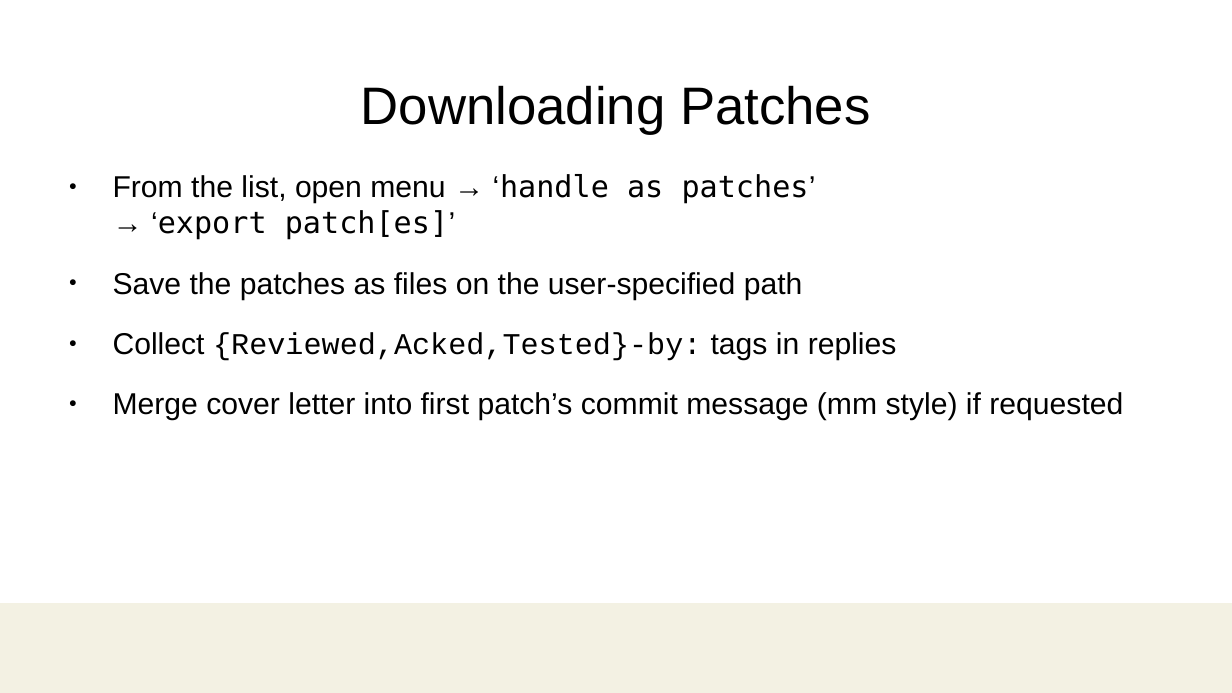
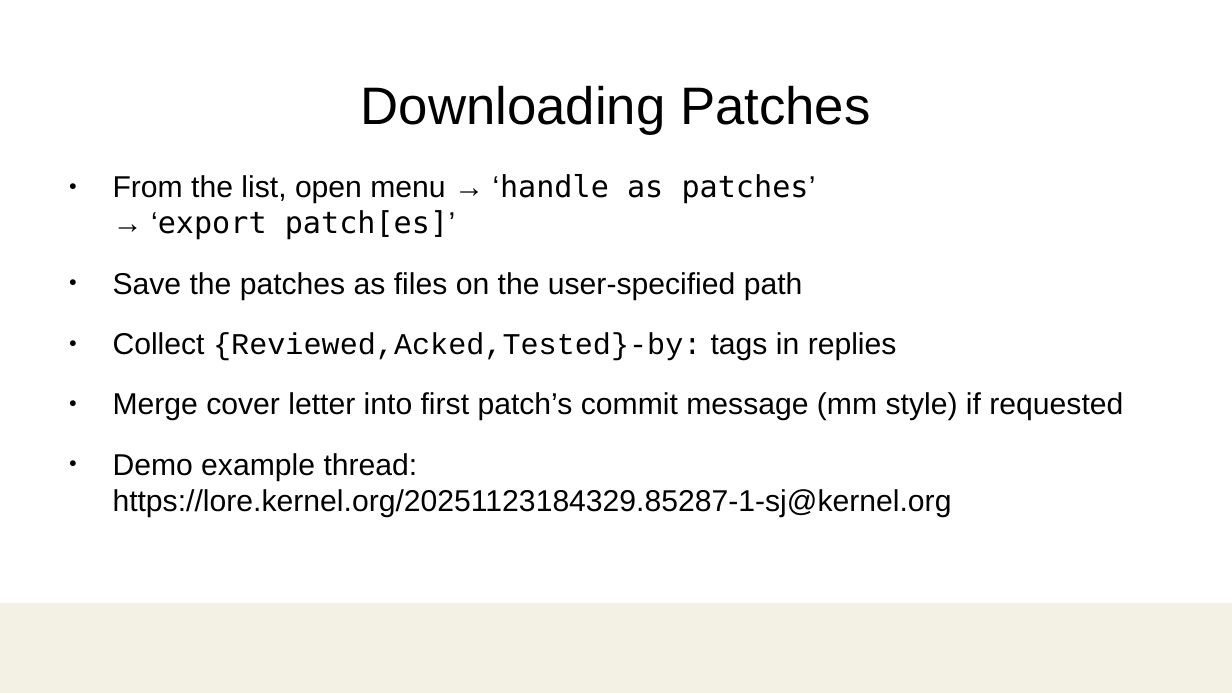
Before and after one commit to damonitor/talks, a slide deck: slide 24 of 2025/ossjp/hkml_ossjp25.odp (slide 23 before the commit). Drawn at 1232x693 pixels with LibreOffice and Linux fonts; fonts in the diff are those of the drawing; background and template pictures are left out. Boxes give left, top, right and bottom in pixels: in the first picture for what was removed or moved away, otherwise in the second. Text is boxed around its words. In the diff, an @@ line names an element or a change of style, - is before the commit and + after.

```diff
--- a/2025/ossjp/hkml_ossjp25.odp
+++ b/2025/ossjp/hkml_ossjp25.odp
@@ text at <box>113,453,952,517</box>: paragraph added @@
+● Demo example thread:
+  https://lore.kernel.org/20251123184329.85287-1-sj@kernel.org
```
Also in this commit, not shown: 1 other slide changed, 1 slide added, 1 other file.
